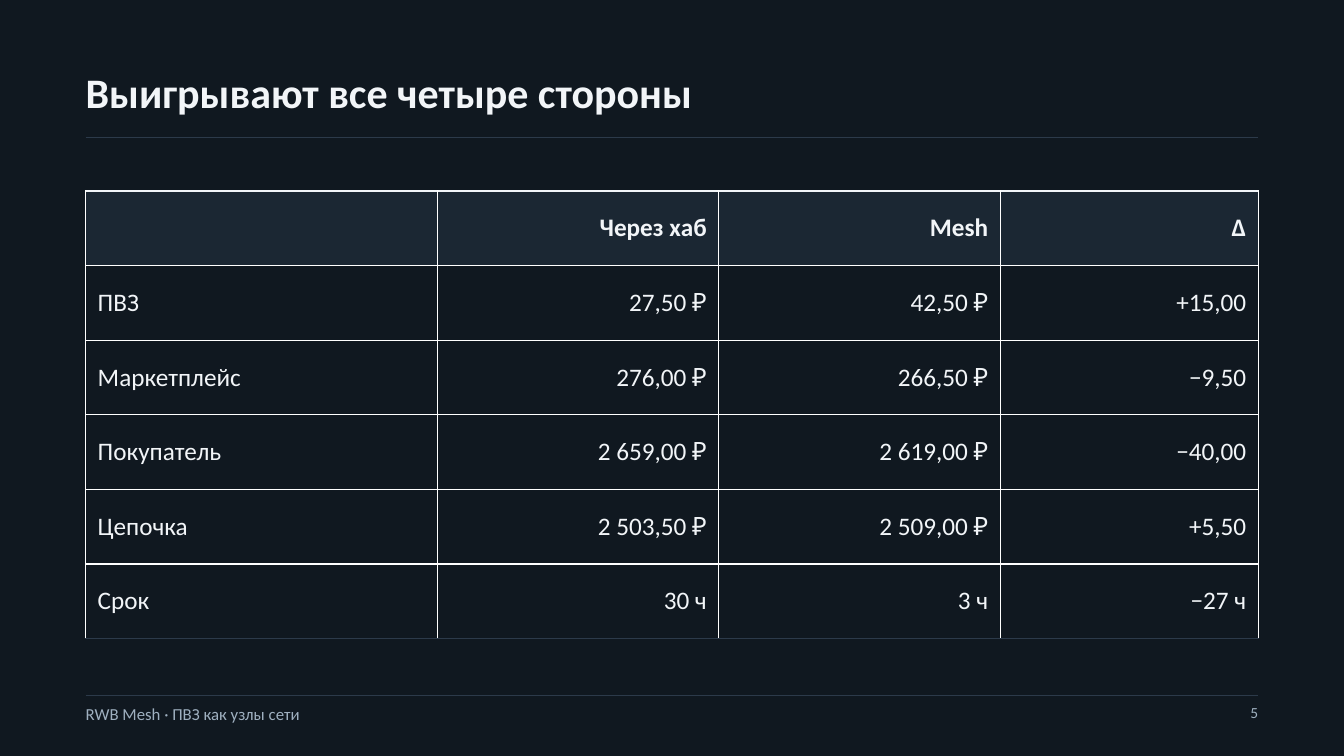
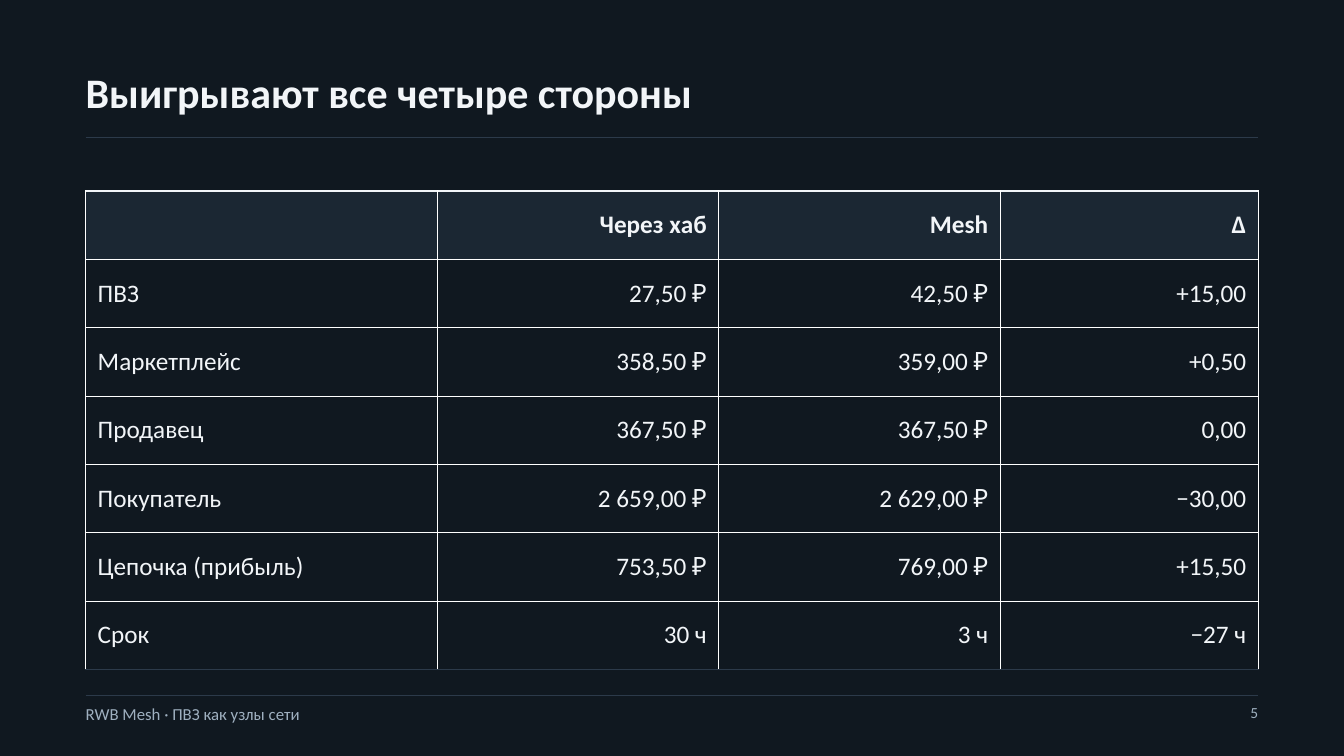
Before and after one commit to espyrion/rwb-mesh-pvz, a slide deck: slide 5 of docs/pitch/RWB-Mesh-PVZ-pitch.pptx. Drawn at 1344x756 pixels with LibreOffice and Linux fonts; fonts in the diff are those of the drawing. Boxes give left, top, right and bottom in pixels: in the first picture for what was removed or moved away, otherwise in the second. Text is boxed around its words. In the diff, an @@ line names an element or a change of style, - is before the commit and + after.

Commit message:
docs(pitch): слайды 5 и 8 под текущие параметры, свежий скриншот стенда

```diff
--- a/docs/pitch/RWB-Mesh-PVZ-pitch.pptx
+++ b/docs/pitch/RWB-Mesh-PVZ-pitch.pptx
@@ table at (86, 192, 1258, 670) @@
-row 3: Маркетплейс | 276,00 ₽ | 266,50 ₽ | −9,50
-row 4: Покупатель | 2 659,00 ₽ | 2 619,00 ₽ | −40,00
-row 5: Цепочка | 2 503,50 ₽ | 2 509,00 ₽ | +5,50
+row 3: Маркетплейс | 358,50 ₽ | 359,00 ₽ | +0,50
+row 4: Продавец | 367,50 ₽ | 367,50 ₽ | 0,00
+row 5: Покупатель | 2 659,00 ₽ | 2 629,00 ₽ | −30,00
+row 6: Цепочка (прибыль) | 753,50 ₽ | 769,00 ₽ | +15,50
```
Also in this commit, not shown: 1 other slide changed, 4 other files.
